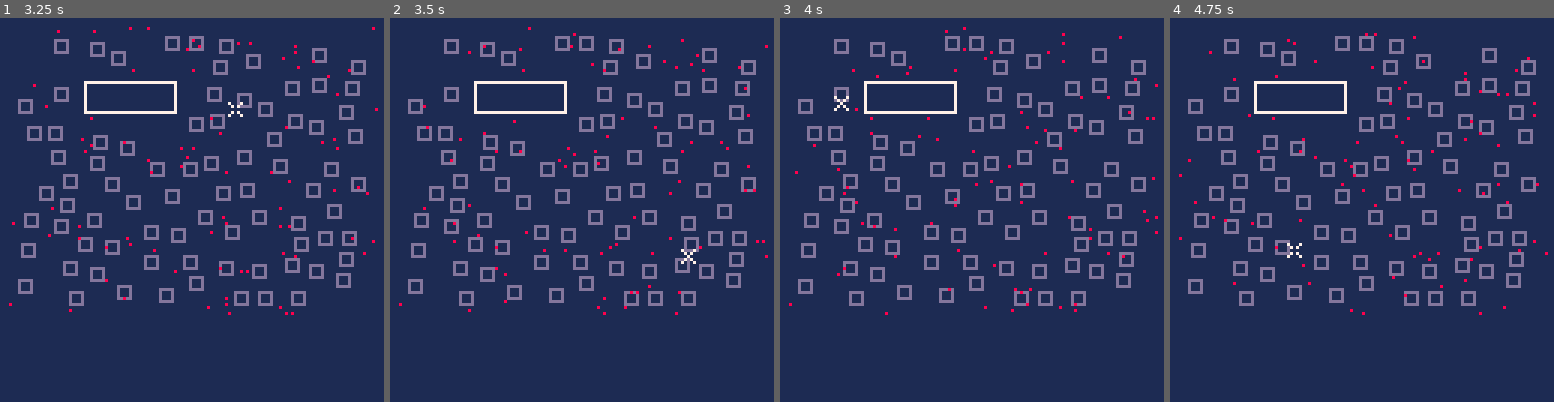
Above: before the commit, frames 1-4 (left to right).
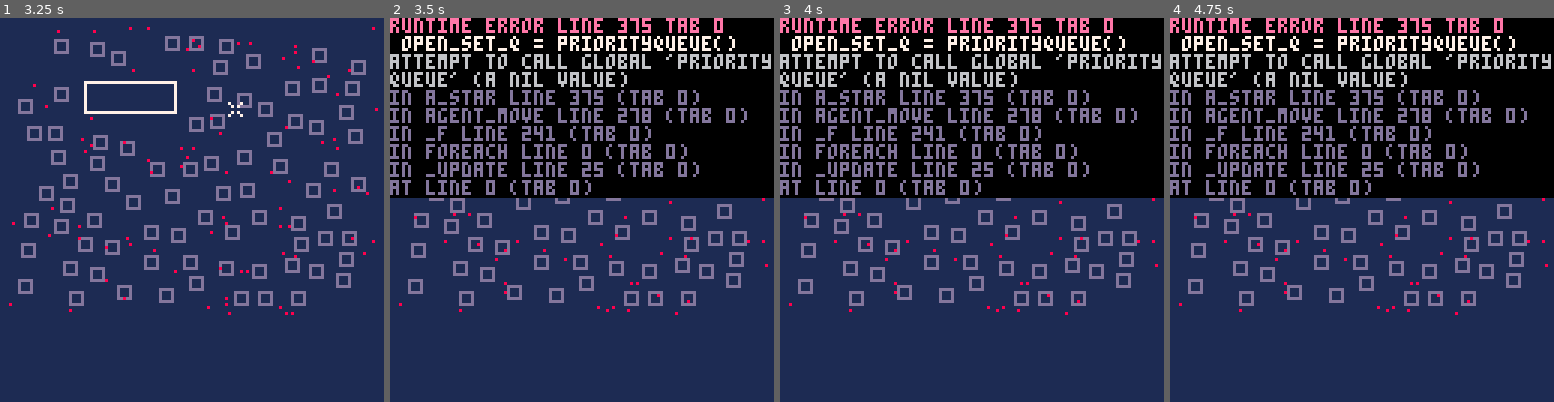
Above: after the commit, the same moments.

Repository: vholmer/capture-and-trace
Game: PICO-8 cartridge code.p8
The game is run twice, just before and just after one commit, with the same random seed, the same clock (stepped at 60 frames per second) and the same inputs.
Inputs (mouse positions are in pixels of both pictures, inside the frame that each line leads up to):
- Up to frame 1 (3.25 s): click (280, 121) at 0.67 s; click (46, 267) at 1.22 s; click (107, 114) at 1.77 s; click (172, 259) at 2.32 s; click (234, 106) at 2.87 s
- Up to frame 2 (3.5 s): click (685, 256) at 3.42 s
- Up to frame 3 (4 s): click (841, 102) at 3.97 s
- Up to frame 4 (4.75 s): click (1292, 248) at 4.52 s

Frame 1 is identical in both runs. In frame 2, 47% of the frame differs, in the area x 0-100%, y 0-78%; in frame 3, 47%; in frame 4, 47%.
Error after the commit: runtime error line 375 tab 0; open_set_q = priorityqueue(); attempt to call global 'priorityqueue' (a nil value)

Commit message:
color based on going home or not

Diff:
--- a/code.p8
+++ b/code.p8
@@ -165,6 +165,8 @@
 			agent.y = rand_y
 			agent.home_x = rand_x
 			agent.home_y = rand_y
+			agent.hunger = flr(rnd(400)) + 100
+			agent.going_home = false
 			matrix[agent.x][agent.y] = "agent"
 			add(agents, agent)
 		end
@@ -211,7 +213,11 @@
 end
 
 function draw_agent(a)
-	pset(a.x, a.y, 8)
+	if a.going_home then
+		pset(a.x, a.y, 3)
+	else
+		pset(a.x, a.y, 8)
+	end
 end
 
 function get_delta(x, y)
@@ -239,32 +245,48 @@
 end
 
 function agent_move(agent)
-	if 		agent.prev_dx == nil
-		or 	agent.prev_dy == nil
-		or 	change_dir_chance > rnd(1)
-	then
-		dx, dy = get_delta(agent.x, agent.y)
+	if agent.hunger > 0 and not agent.going_home then
+		if 		agent.prev_dx == nil
+			or 	agent.prev_dy == nil
+			or 	change_dir_chance > rnd(1)
+		then
+			dx, dy = get_delta(agent.x, agent.y)
+		else
+			dx = agent.prev_dx
+			dy = agent.prev_dy
+		end
+
+		local empty_coord = false
+		local attempt = 0
+		local num_retries = 10
+		while not empty_coord and attempt < num_retries do
+			empty_coord = check_empty(agent.x + dx, agent.y + dy, agent)
+			if empty_coord then
+				matrix[agent.x][agent.y] = "empty"
+				agent.x += dx
+				agent.y += dy
+				agent.prev_dx = dx
+				agent.prev_dy = dy
+				matrix[agent.x][agent.y] = "agent"
+				break
+			else
+				attempt += 1
+				dx, dy = get_delta(agent.x, agent.y)
+			end
+		end
+		agent.hunger -= 1
 	else
-		dx = agent.prev_dx
-		dy = agent.prev_dy
-	end
-
-	local empty_coord = false
-	local attempt = 0
-	local num_retries = 10
-	while not empty_coord and attempt < num_retries do
-		empty_coord = check_empty(agent.x + dx, agent.y + dy, agent)
-		if empty_coord then
-			matrix[agent.x][agent.y] = "empty"
-			agent.x += dx
-			agent.y += dy
-			agent.prev_dx = dx
-			agent.prev_dy = dy
-			matrix[agent.x][agent.y] = "agent"
-			break
-		else
-			attempt += 1
-			dx, dy = get_delta(agent.x, agent.y)
+		agent.going_home = true
+		if agent.path_home == nil then
+			agent.path_home = a_star({agent.x, agent.y}, {agent.home_x, agent.home_y})
+			agent.path_index = 0
+		end
+		next_pos = agent.path_home[agent.path_index]
+		agent.x = next_pos.x
+		agent.y = next_pos.y
+		if agent.x == agent.home_x and agent.y == agent.home_y then
+			agent.going_home = false
+			agent.hunger = flr(rnd(400)) + 100
 		end
 	end
 end
